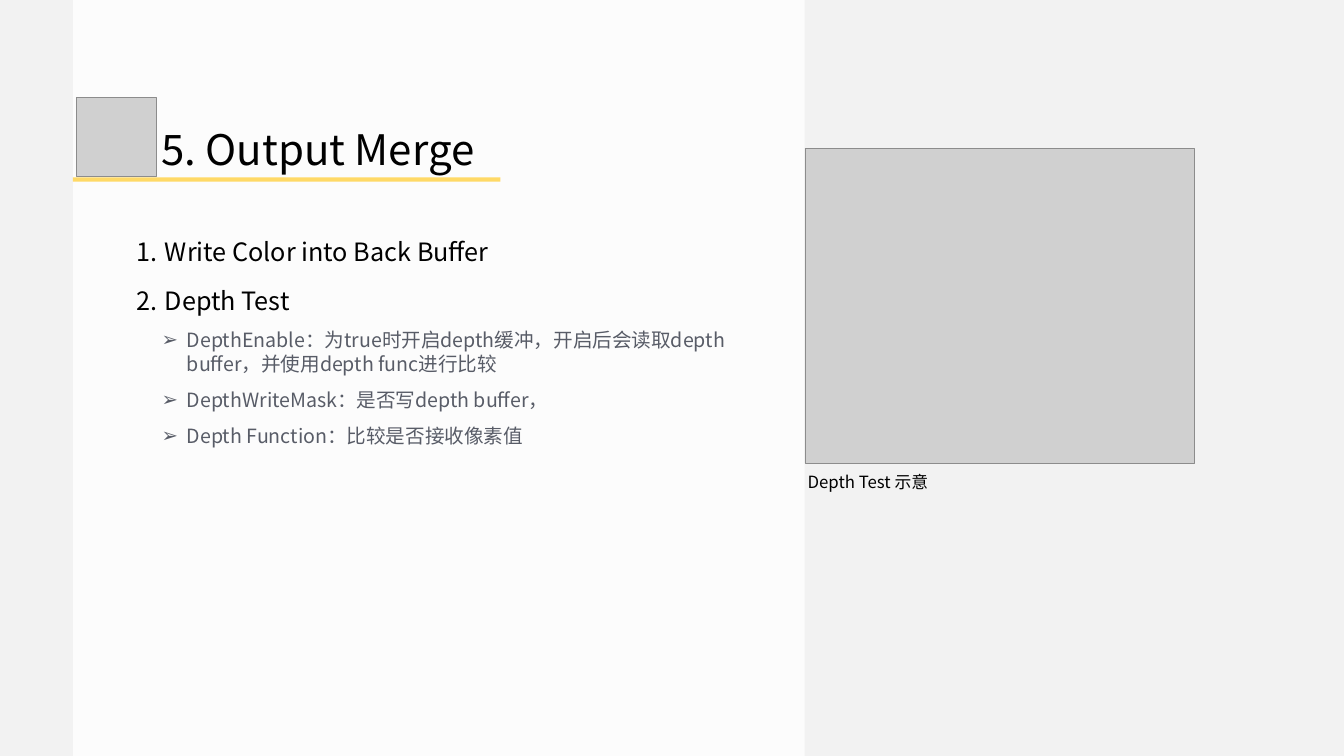
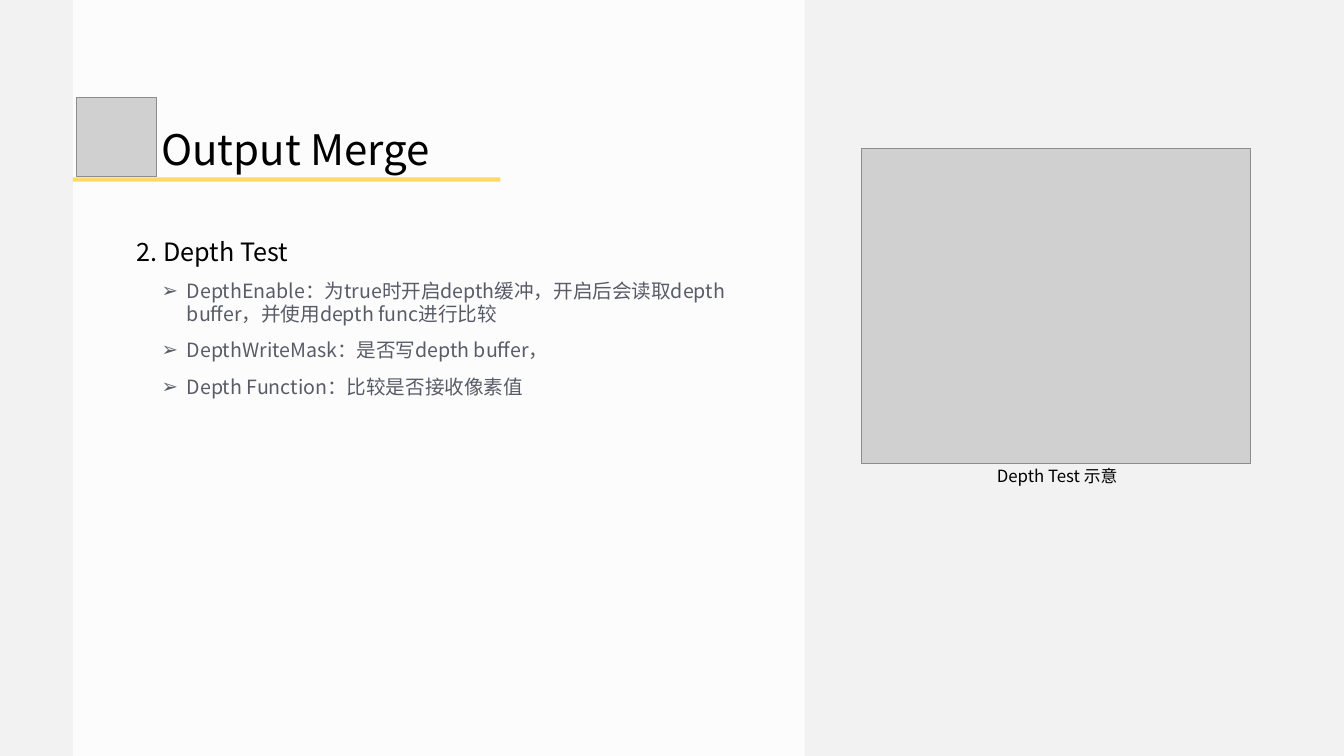
Before and after one commit to doomlover/KSGameEngineTutorials, a slide deck: slide 26 of PPTs/03.深入DX12绘制一.pptx (slide 22 before the commit). Drawn at 1344x756 pixels with LibreOffice and Linux fonts; fonts in the diff are those of the drawing; grey boxes stand for pictures. Boxes give left, top, right and bottom in pixels: in the first picture for what was removed or moved away, otherwise in the second. Text is boxed around its words. In the diff, an @@ line names an element or a change of style, - is before the commit and + after.

```diff
--- a/PPTs/03.深入DX12绘制一.pptx
+++ b/PPTs/03.深入DX12绘制一.pptx
@@ text at (161,133,430,176): text changed @@
-5. Output Merge
+Output Merge
@@ picture: place and size @@
-picture at (805,148,1194,463)
+picture at (861,148,1250,463)
@@ text at (137,241,288,267): text changed @@
-1. Write Color into Back Buffer
-2. Depth Test
+2. Depth Test
@@ text "Depth Test 示意": place and size @@
-text "Depth Test 示意" at (808,474,929,492)
+text "Depth Test 示意" at (997,468,1118,486)
@@ text "Depth Test 示意" at (997,468,1118,486): alignment left to centre @@
```
Also in this commit, not shown: 24 other slides changed, 5 slides added, 1 slide removed, 1 other file.
